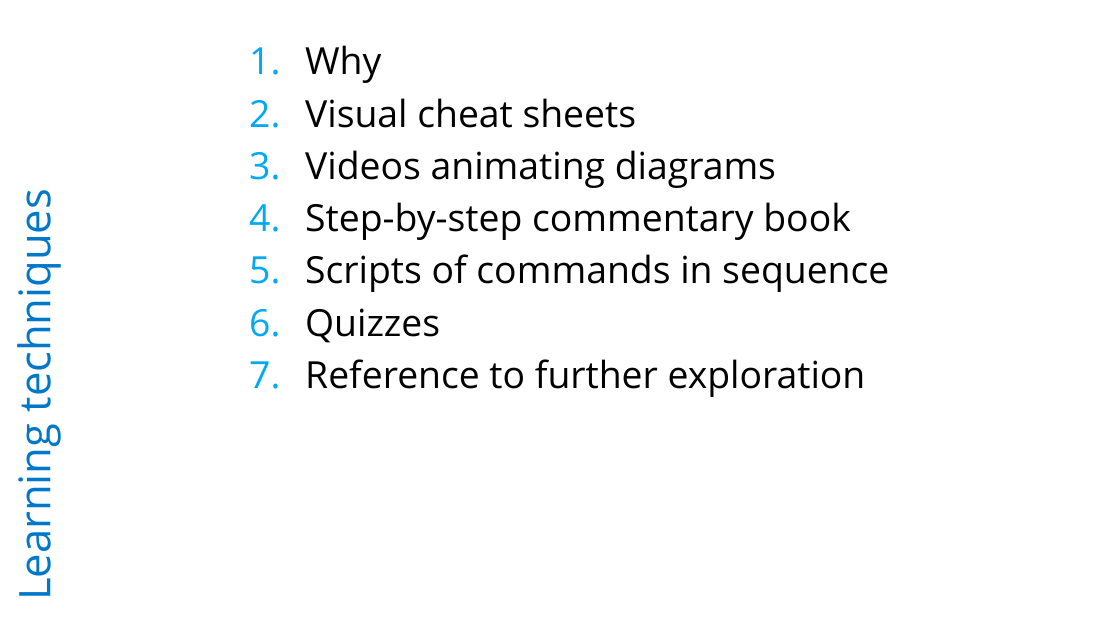
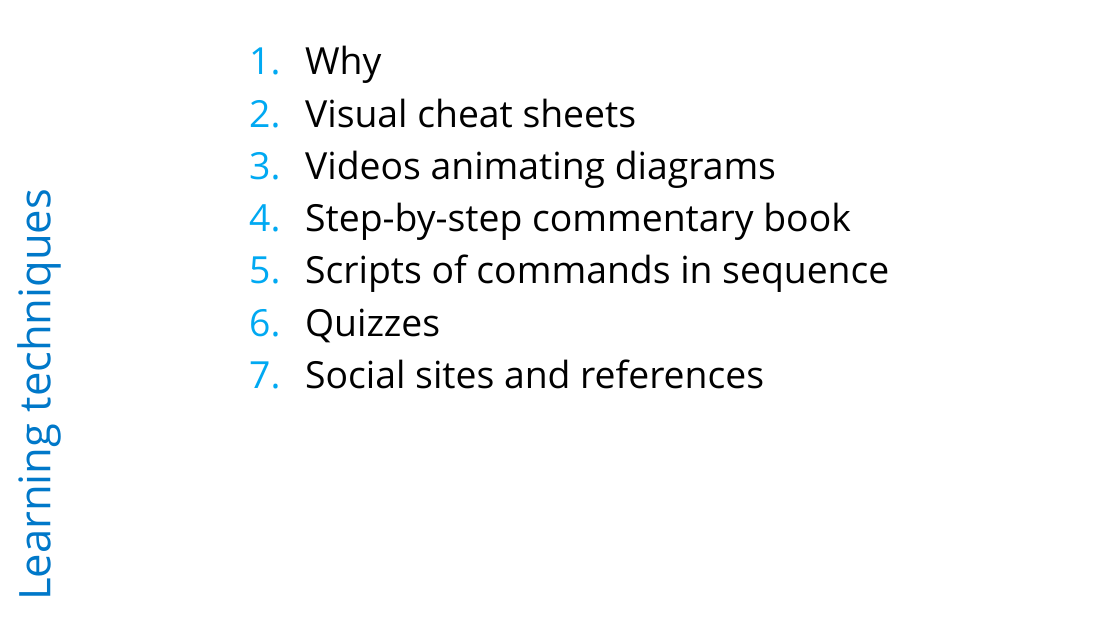
Before and after one commit to rkuma183/wilsonmar.github.io, a slide deck: slide 4 of fig/Git_with_Github_v80_2016.09.09a_wm.pptx. Drawn at 1120x630 pixels with LibreOffice and Linux fonts; fonts in the diff are those of the drawing. Boxes give left, top, right and bottom in pixels: in the first picture for what was removed or moved away, otherwise in the second. Text is boxed around its words. In the diff, an @@ line names an element or a change of style, - is before the commit and + after.

```diff
--- a/fig/Git_with_Github_v80_2016.09.09a_wm.pptx
+++ b/fig/Git_with_Github_v80_2016.09.09a_wm.pptx
@@ text at bbox=[305, 359, 764, 389]: text changed @@
-7. Reference to further exploration
+7. Social sites and references
```
Also in this commit, not shown: 1 other slide changed, 3 other files.
